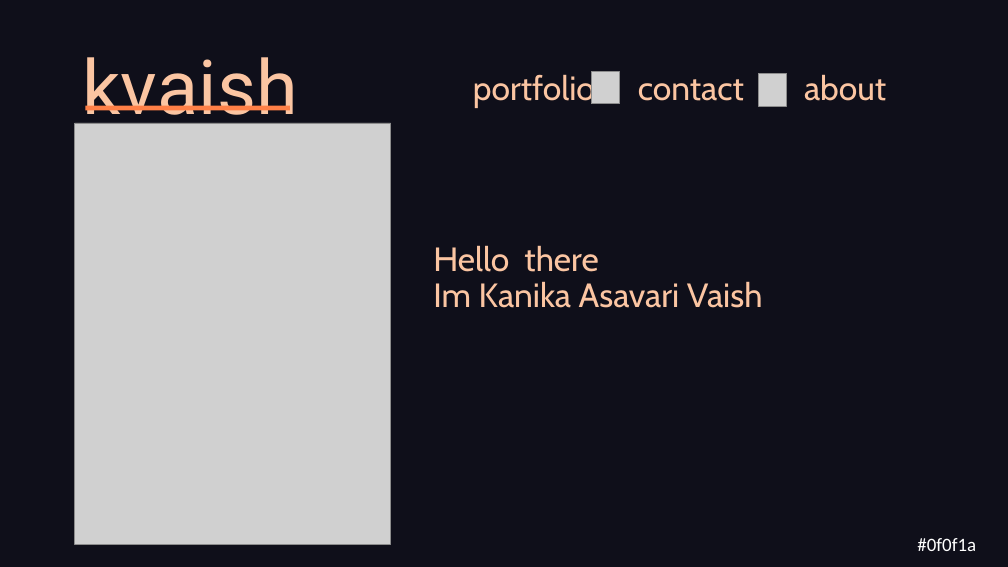
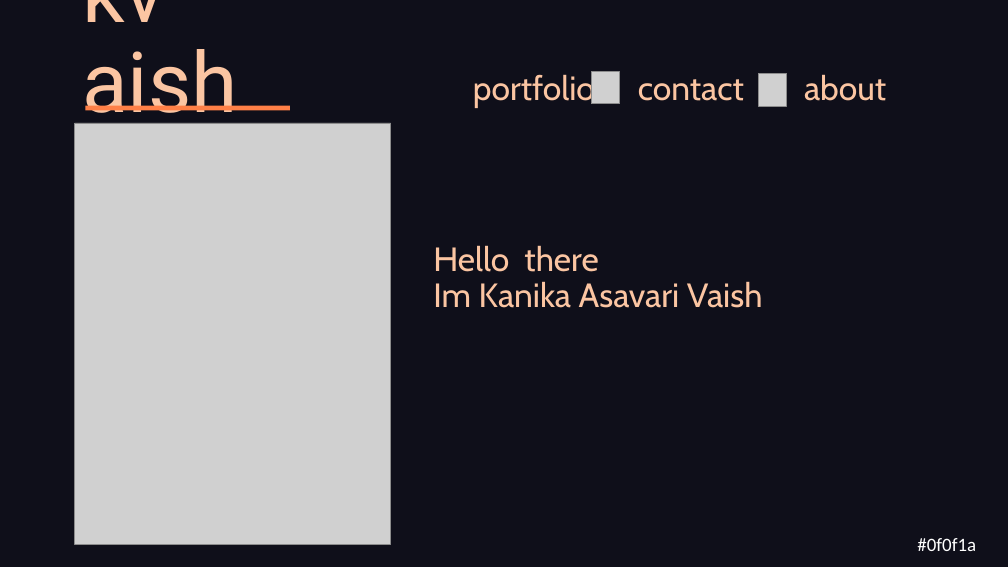
Before and after one commit to abhiti/didi-website, a slide deck: slide 6 of mood.pptx (slide 5 before the commit). Drawn at 1008x567 pixels with LibreOffice and Linux fonts; fonts in the diff are those of the drawing; grey boxes stand for pictures. Boxes give left, top, right and bottom in pixels: in the first picture for what was removed or moved away, otherwise in the second. Text is boxed around its words. In the diff, an @@ line names an element or a change of style, - is before the commit and + after.

```diff
--- a/mood.pptx
+++ b/mood.pptx
@@ title "kv aish" at bbox=[82, 0, 238, 133]: size 72 to 80 pt @@
```
Also in this commit, not shown: 4 other slides changed, 1 slide added, 6 other files.
